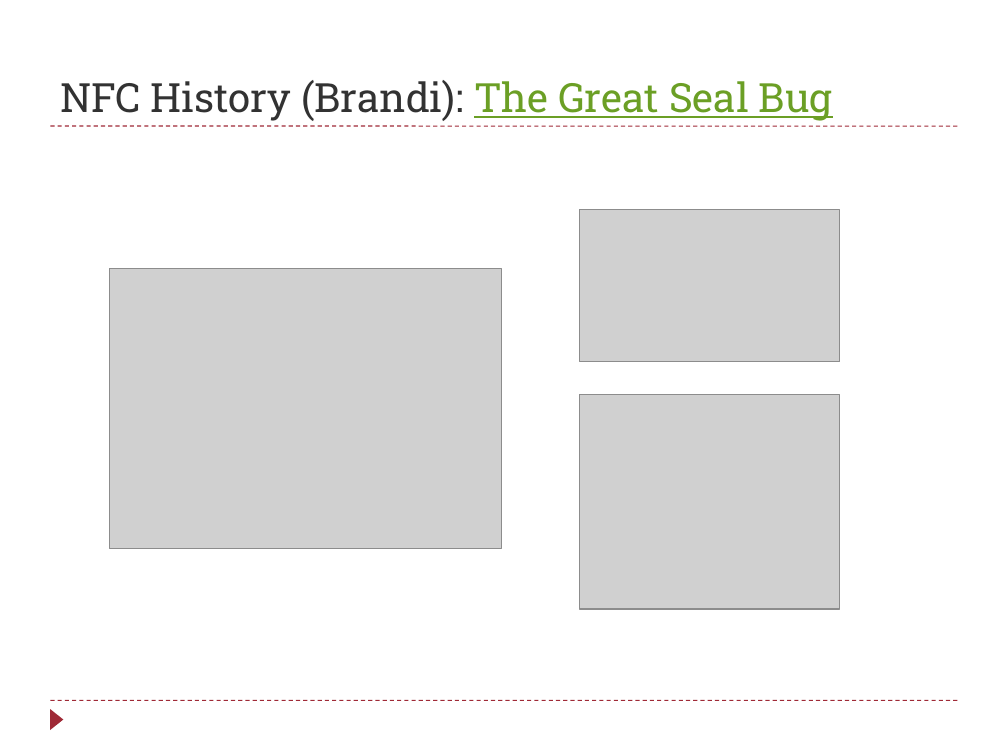
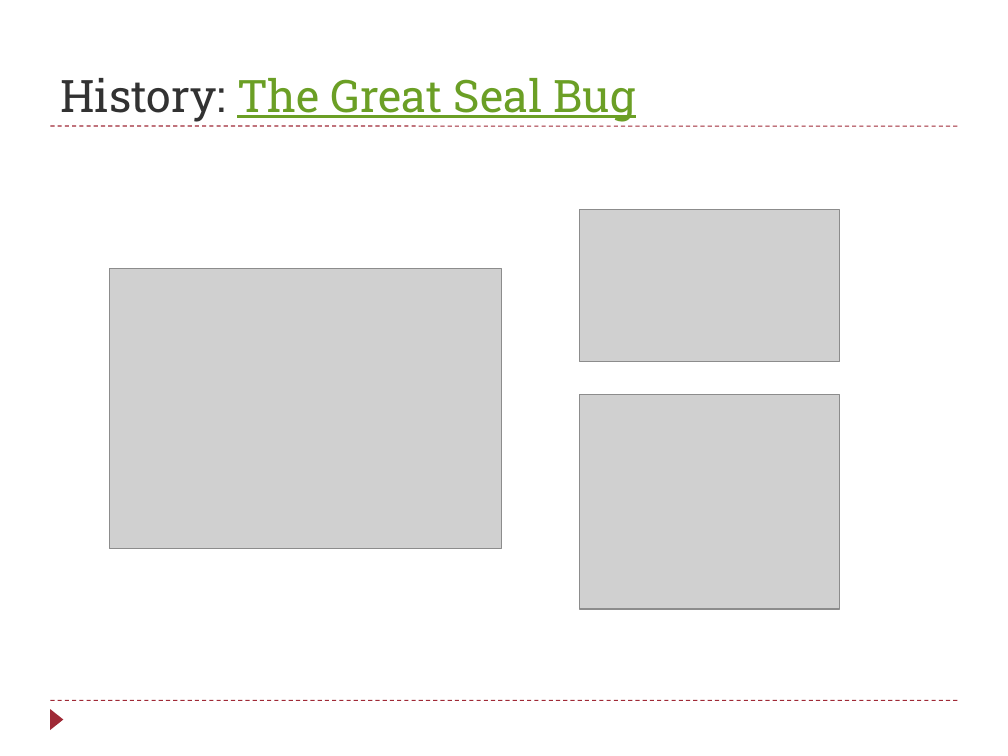
Before and after one commit to raikesd/NFCProject, a slide deck: slide 5 of NFC_brandi.pptx. Drawn at 1008x756 pixels with LibreOffice and Linux fonts; fonts in the diff are those of the drawing; grey boxes stand for pictures. Boxes give left, top, right and bottom in pixels: in the first picture for what was removed or moved away, otherwise in the second. Text is boxed around its words. In the diff, an @@ line names an element or a change of style, - is before the commit and + after.

```diff
--- a/NFC_brandi.pptx
+++ b/NFC_brandi.pptx
@@ title at [60,78,636,122]: text changed; size 28.8 to 32 pt; text colour #323232 to #6B9F25 @@
-NFC History (Brandi): The Great Seal Bug
+History: The Great Seal Bug
```
Also in this commit, not shown: 6 other slides changed, 1 slide added, 1 slide removed, 17 other files.
